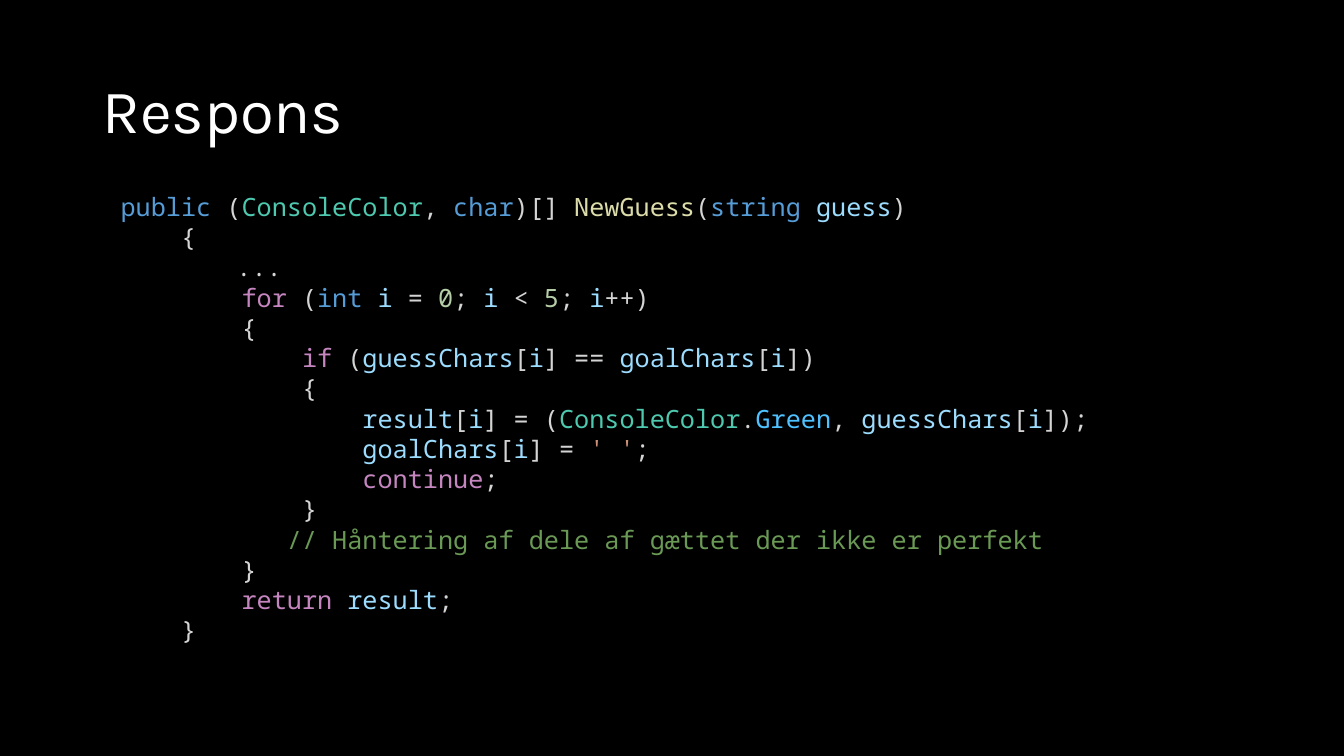
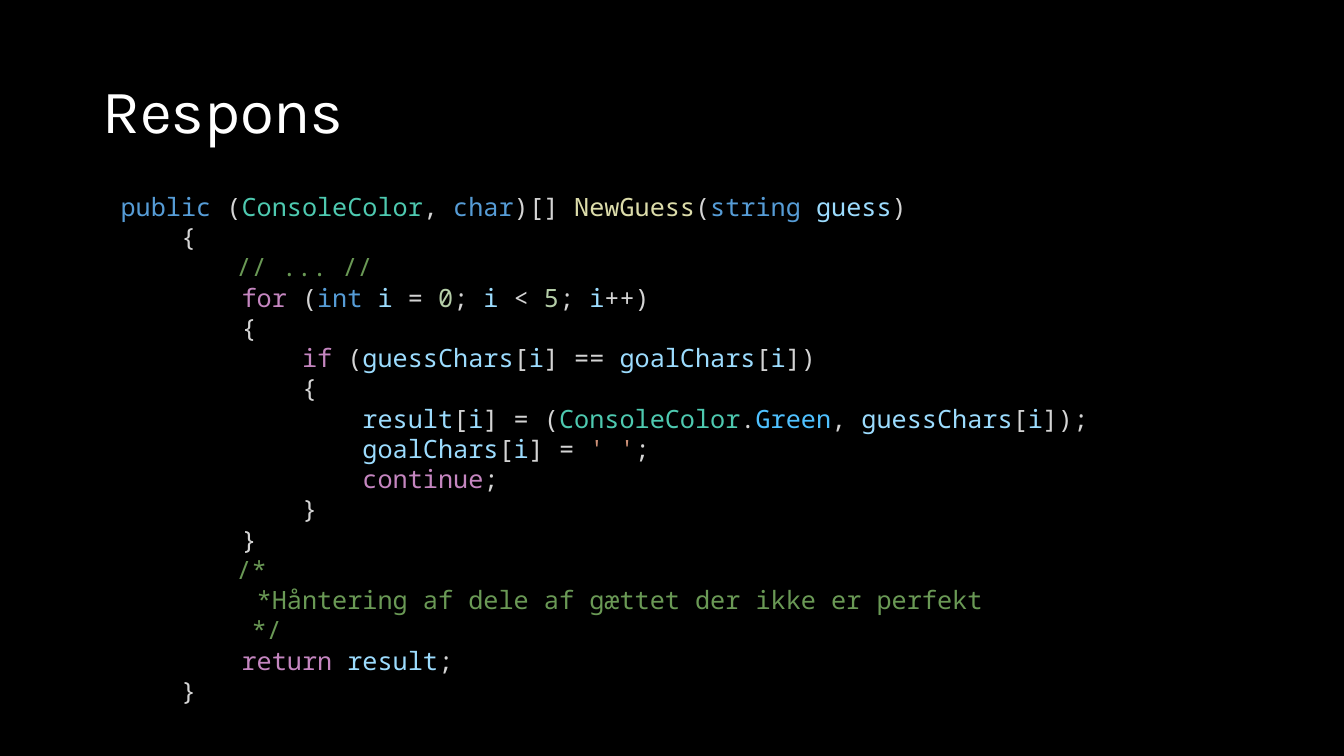
Before and after one commit to davi2298/spac_uge_2, a slide deck: slide 3 of Wordle.pptx. Drawn at 1344x756 pixels with LibreOffice and Linux fonts; fonts in the diff are those of the drawing. Boxes give left, top, right and bottom in pixels: in the first picture for what was removed or moved away, otherwise in the second. Text is boxed around its words. In the diff, an @@ line names an element or a change of style, - is before the commit and + after.

```diff
--- a/Wordle.pptx
+++ b/Wordle.pptx
@@ text at box(332, 528, 1043, 555): paragraph removed @@
-// Håntering af dele af gættet der ikke er perfekt
@@ text at box(257, 588, 983, 615): paragraphs added @@
+/*
+*Håntering af dele af gættet der ikke er perfekt
+*/
```
Also in this commit, not shown: 1 other slide changed, 3 other files.
